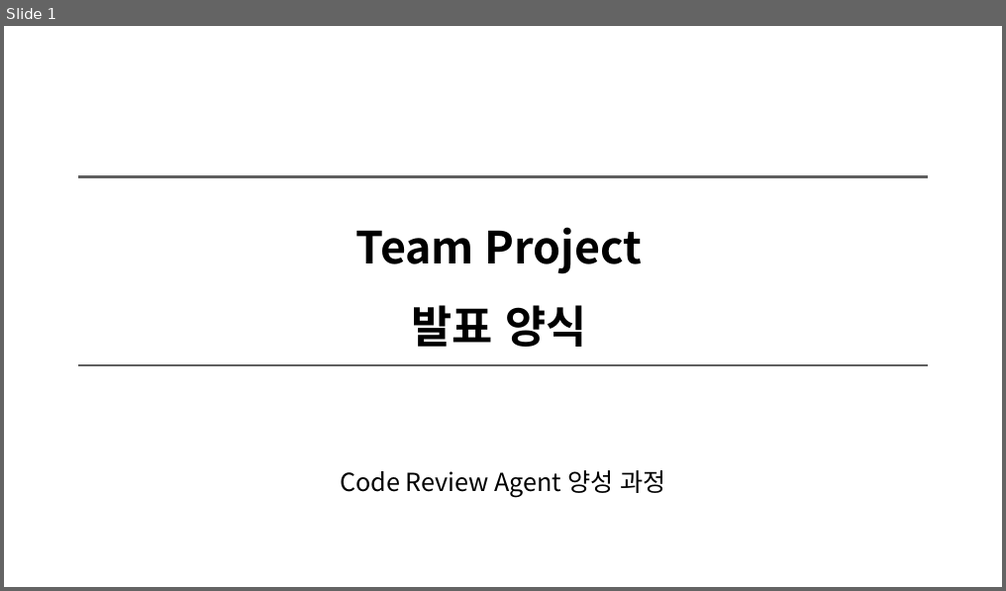
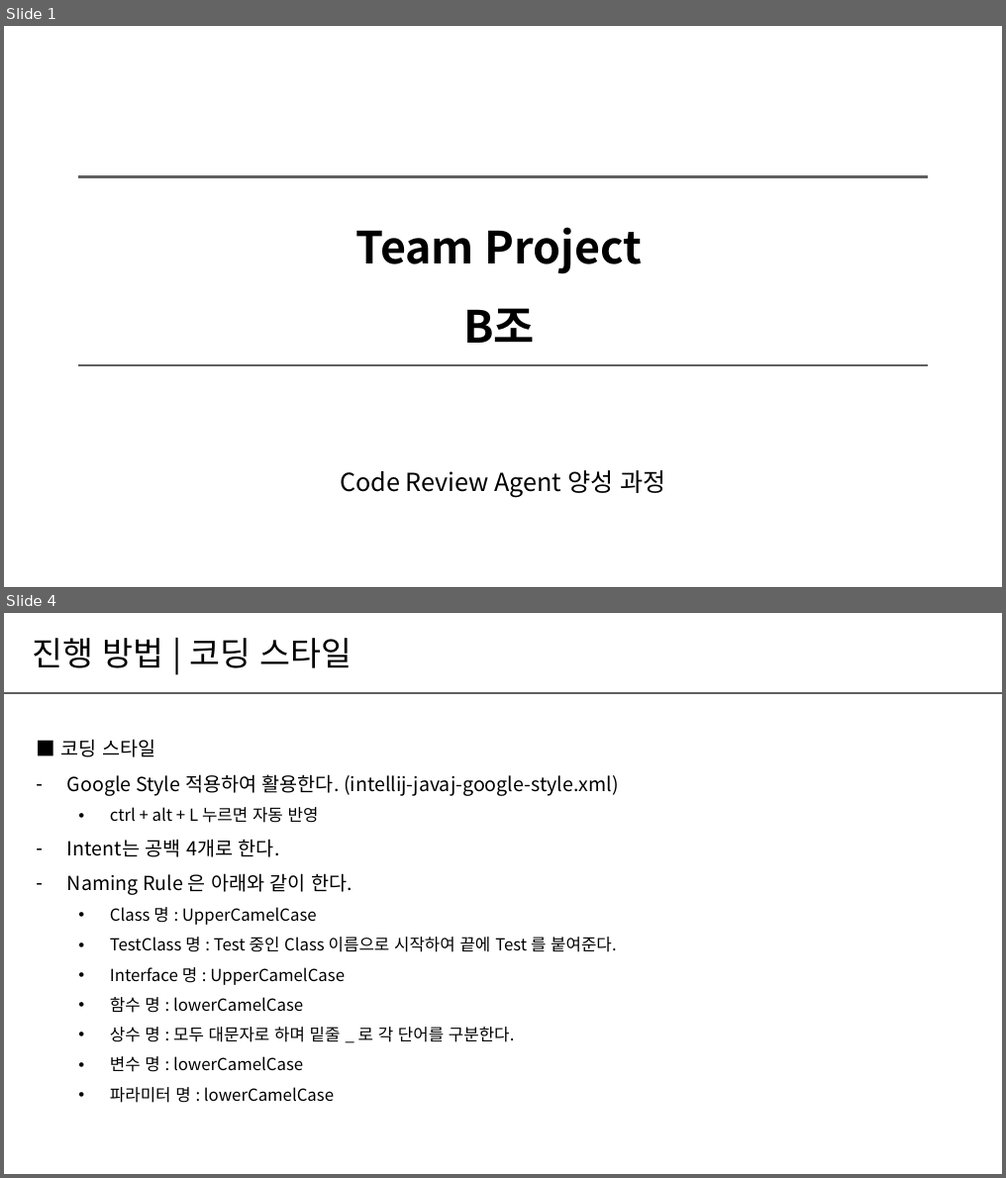
Before and after one commit to Rakjunyang/BeautifulCode, a slide deck: 팀프로젝트＿발표양식_B조.pptx. Shown one above the other, each under a label of ours: slide 1 before the commit, slides 1 and 4 after it; the slides between them are not shown. The pictures are 1006x591 and 1006x1178 pixels, drawn with LibreOffice and Linux fonts; fonts in the diff are those of the drawing. Boxes give left, top, right and bottom in pixels: in the first picture for what was removed or moved away, otherwise in the second. Text is boxed around its words. In the diff, an @@ line names an element or a change of style, - is before the commit and + after.

Commit message:
발표 자료 앞부분 작성 후 upload

```diff
--- a/팀프로젝트＿발표양식_B조.pptx
+++ b/팀프로젝트＿발표양식_B조.pptx
@@ slide 4 added at box(4, 613, 1002, 1174), background #FFFFFF @@
@@ text added at box(32, 638, 352, 668), 24 pt, text #000000 @@
+진행 방법 | 코딩 스타일
@@ line added from (4, 693) to (1002, 693), #5F5F5F 2 pt @@
@@ text added at box(61, 739, 619, 1103), 12 pt, text #000000 @@
+■ 코딩 스타일
+– Google Style 적용하여 활용한다. (intellij-javaj-google-style.xml)
+  • ctrl + alt + L 누르면 자동 반영
+– Intent는 공백 4개로 한다.
+– Naming Rule 은 아래와 같이 한다.
+  • Class 명 : UpperCamelCase
+  • TestClass 명 : Test 중인 Class 이름으로 시작하여 끝에 Test 를 붙여준다.
+  • Interface 명 : UpperCamelCase
+  • 함수 명 : lowerCamelCase
+  • 상수 명 : 모두 대문자로 하며 밑줄 _ 로 각 단어를 구분한다.
+  • 변수 명 : lowerCamelCase
+  • 파라미터 명 : lowerCamelCase
@@ slide 1 changed as well @@
@@ text at box(356, 227, 642, 343): text changed @@
-Team Project
-발표 양식
+Team Project
+B조
```
Also in this commit, not shown: 2 other slides changed, 6 other slides added, 8 slides removed.
